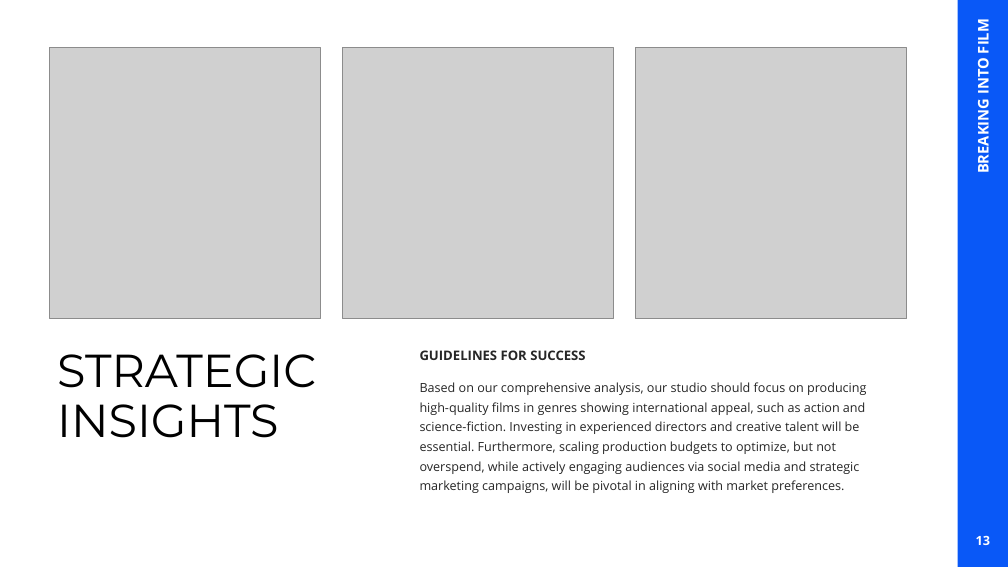
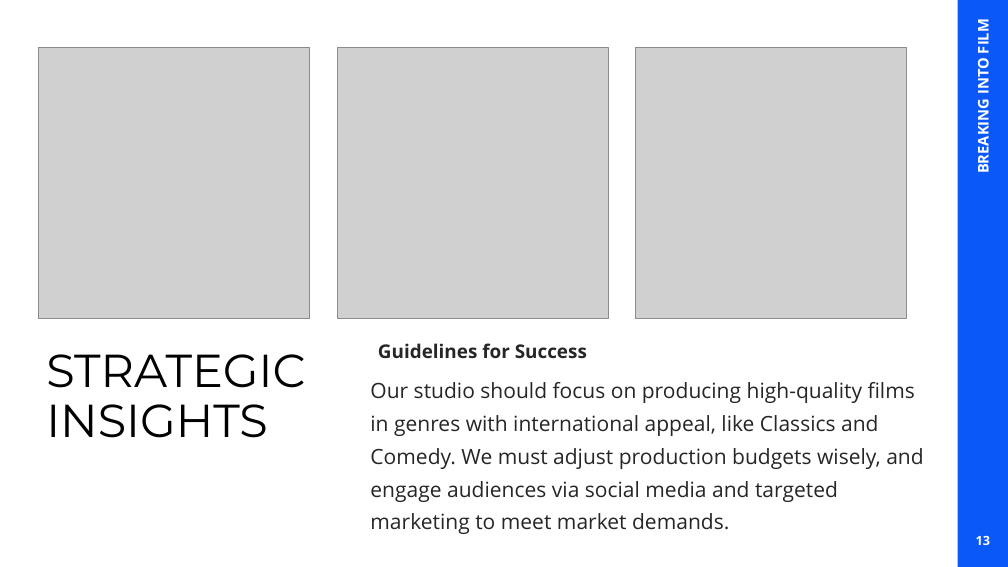
Before and after one commit to mikabenson/PHASE2_PROJECT-inferential-statistics-, a slide deck: slide 15 of Phase 2 Project_Group 5.pptx (slide 13 before the commit). Drawn at 1008x567 pixels with LibreOffice and Linux fonts; fonts in the diff are those of the drawing; grey boxes stand for pictures. Boxes give left, top, right and bottom in pixels: in the first picture for what was removed or moved away, otherwise in the second. Text is boxed around its words. In the diff, an @@ line names an element or a change of style, - is before the commit and + after.

```diff
--- a/Phase 2 Project_Group 5.pptx
+++ b/Phase 2 Project_Group 5.pptx
@@ picture: place and size @@
-picture at (50,48,321,319)
+picture at (39,48,310,319)
@@ picture: place and size @@
-picture at (343,48,614,319)
+picture at (337,48,609,319)
@@ title "STRATEGIC INSIGHTS": place and size @@
-title "STRATEGIC INSIGHTS" at (57,354,317,438)
+title "STRATEGIC INSIGHTS" at (46,354,306,438)
@@ text at (378,343,587,358): text changed; size 12.5 to 18 pt @@
-GUIDELINES FOR SUCCESS
+Guidelines for Success
@@ text at (370,382,923,534): text changed; size 12 to 20 pt @@
-Based on our comprehensive analysis, our studio should focus on producing high-quality films in genres showing international appeal, such as action and science-fiction. Investing in experienced directors and creative talent will be essential. Furthermore, scaling production budgets to optimize, but not overspend, while actively engaging audiences via social media and strategic marketing campaigns, will be pivotal in aligning with market preferences.
+Our studio should focus on producing high-quality films in genres with international appeal, like Classics and Comedy. We must adjust production budgets wisely, and engage audiences via social media and targeted marketing to meet market demands.
```
Also in this commit, not shown: 13 other slides changed, 3 slides added, 1 slide removed, 2 other files.
